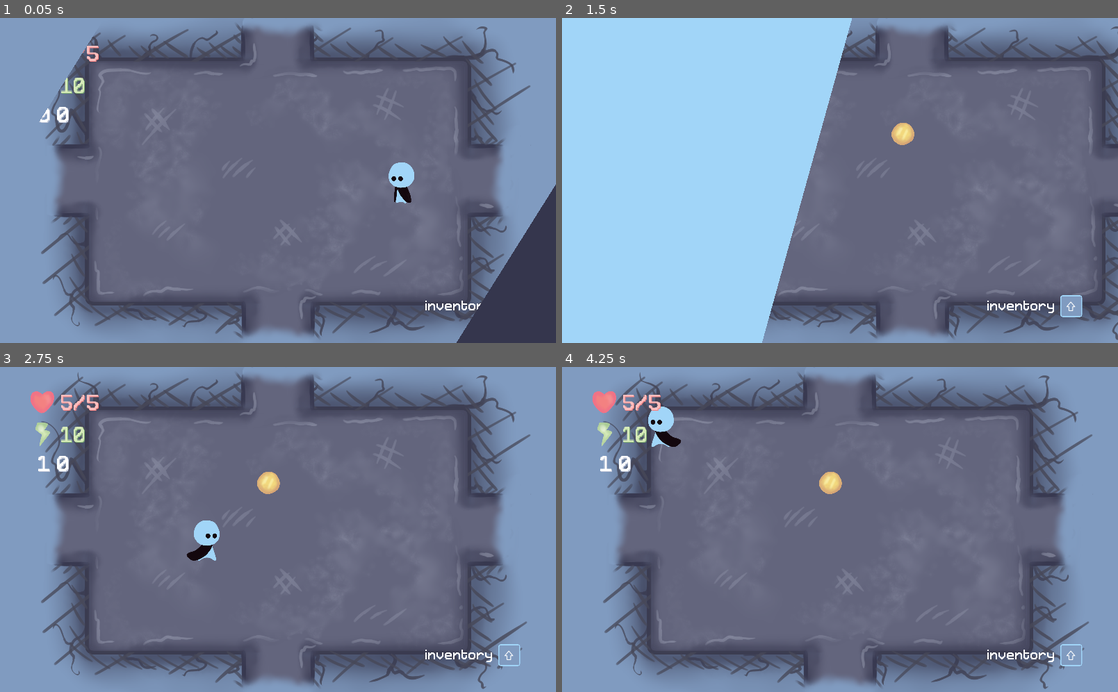
Above: before the commit, frames 1-4 (two rows, left to right).
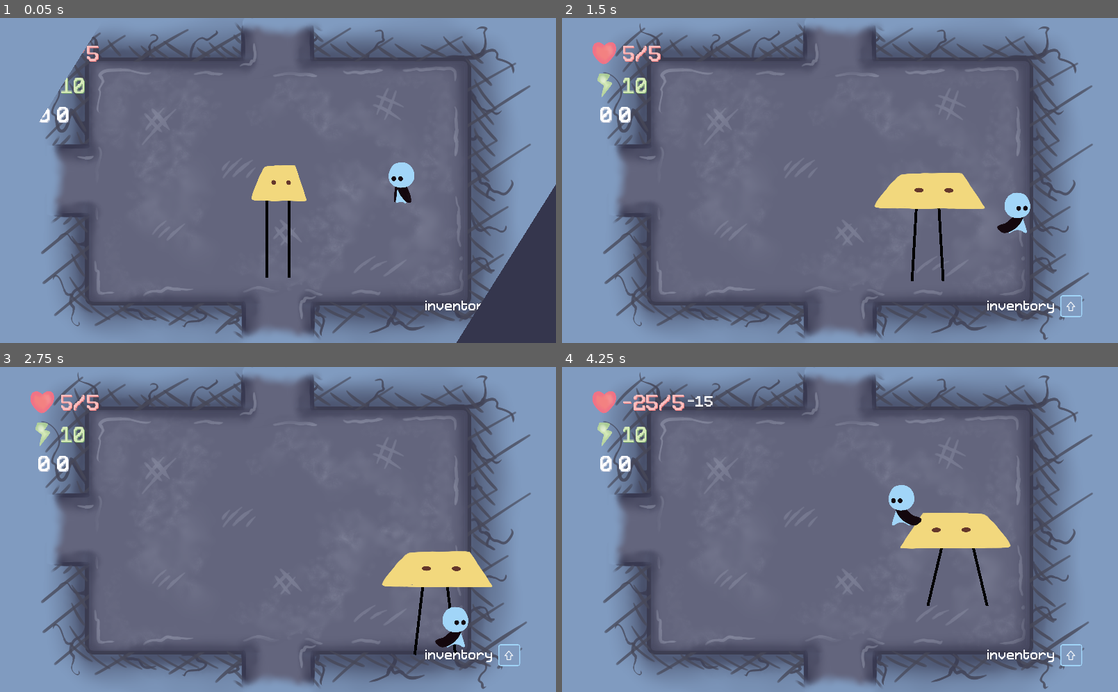
Above: after the commit, the same moments.

Repository: bucketfish/box-arena
Game: Godot game, scene res://base.tscn
Same seed, same stepped clock (60 frames per second), same inputs: the game is played once before the commit and once after it.
Inputs:
- Up to frame 1 (0.05 s): no input
- Up to frame 2 (1.5 s): tap Enter at 0.5 s; hold Right (right) 0.53-1.28 s; tap Z (take) at 0.6 s; hold Down (down) from 1.28 s (still down); tap X (attack) at 1.35 s
- Up to frame 3 (2.75 s): tap Z (take) at 1.55, 2.1 s; release Down (down) at 2.03 s; hold Right (right) from 2.03 s (still down)
- Up to frame 4 (4.25 s): release Right (right) at 2.78 s; hold Up (ui_up) 2.78-3.53 s; tap Z (take) at 2.85, 3.8 s; hold Left (left) from 3.53 s (still down); tap X (attack) at 3.6 s

The runs differ from the first frame. In frame 1, 1.8% of the frame differs, in the area x 45-96%, y 36-80%; in frame 2, 62%, in the area x 0-100%, y 0-100%; in frame 3, 3.8%; in frame 4, 4.2%.

Commit message:
poinkydirtie + bug fixes (monster hitbox not turning when sprite turns)

Diff:
--- a/base.tscn
+++ b/base.tscn
@@ -1593,14 +1593,15 @@
 anchor_right = 1.0
 anchor_bottom = 1.0
 margin_left = 60.0
-margin_right = -250.0
-margin_bottom = 240.0
+margin_top = 600.0
+margin_right = 774.0
+margin_bottom = 840.0
 grow_vertical = 0
 alignment = 2
 
 [node name="name" type="Label" parent="gui/boss/VBoxContainer"]
 margin_top = 72.0
-margin_right = 714.0
+margin_right = 2762.0
 margin_bottom = 159.0
 custom_colors/font_color = Color( 0.843137, 0.921569, 0.729412, 1 )
 custom_colors/font_color_shadow = Color( 0.494118, 0.678431, 0.45098, 1 )
@@ -1625,7 +1626,7 @@
 
 [node name="HBoxContainer" type="HBoxContainer" parent="gui/boss/VBoxContainer"]
 margin_top = 200.0
-margin_right = 714.0
+margin_right = 2762.0
 margin_bottom = 240.0
 custom_constants/separation = 50
 
--- a/data.gd
+++ b/data.gd
@@ -377,6 +377,8 @@
 	'poinkydirtie':{
 				'damage':30,
 				'health':70,
+				'speed': 50,
+				'knockback': 1000,
 				'level':'endgame',
 				'desc':'incomplete description'},
 
@@ -410,7 +412,8 @@
 	'slurpydoo': preload("res://monsters/slurpydoo.tscn"),
 	'conkydonk': preload("res://monsters/conkydonk.tscn"),
 	'tictactoe': preload("res://monsters/tictactoe.tscn"),
-	'fishymoo': preload("res://monsters/fishymoo.tscn")
+	'fishymoo': preload("res://monsters/fishymoo.tscn"),
+	"poinkydirtie": preload("res://monsters/poinkydirtie.tscn")
 }
 
 var cowardmessage = [
--- a/monsters/kickee.tscn
+++ b/monsters/kickee.tscn
@@ -114,7 +114,7 @@
 
 [node name="hitbox" parent="Sprite" index="0" instance=ExtResource( 3 )]
 position = Vector2( 110, 70 )
-rotation = -0.275084
+rotation = -0.275085
 collision_layer = 32
 collision_mask = 4
 
--- a/monsters/monster.gd
+++ b/monsters/monster.gd
@@ -82,6 +82,9 @@
 		velocity = lerp(velocity, Vector2(), friction * delta * 100)
 
 	if fliph:
-		sprite.flip_h = velocity.x < 0
+		if velocity.x < 0:
+			sprite.scale.x = -0.4
+		else:
+			sprite.scale.x = 0.4
 
 	velocity = move_and_slide(velocity)
--- /dev/null
+++ b/monsters/poinkydirtie.gd
@@ -0,0 +1,65 @@
+extends "res://monsters/monster.gd"
+
+var has_knife = true
+
+onready var anim = $anim
+onready var knife = $knife_throw
+
+func _ready():
+	call_phyproc = false
+
+func take_damage(damageval):
+	hurt(damageval)
+
+
+func _physics_process(delta):
+	if !base.state in ["play", "inv"] || base.boss_move == false:
+		return
+
+	knockback = lerp(knockback, Vector2(), friction * delta * 10)
+
+	knockback = move_and_slide(knockback)
+
+	if abs(global_position.distance_to(player.global_position)) > 400 && has_knife:
+		throw_knife()
+
+	elif abs(global_position.distance_to(player.global_position)) > 40 && has_knife:
+		var direction = (player.global_position - global_position).normalized()
+
+		velocity = lerp(velocity, direction * speed, acceleration * delta * 100)
+		anim.play("spin")
+
+	elif abs(global_position.distance_to(player.global_position)) > 40 :
+		var direction = (player.global_position - global_position).normalized()
+
+		velocity = lerp(velocity, direction * speed, acceleration * delta * 100)
+
+	else:
+		velocity = lerp(velocity, Vector2(), friction * delta * 100)
+
+#	if fliph:
+#		sprite.flip_h = velocity.x < 0
+#
+	velocity = move_and_slide(velocity)
+
+func throw_knife():
+	anim.play("throw")
+	var tween = $tween
+	var playerpos = player.global_position
+	var speed = 500
+	has_knife = false
+
+	tween.interpolate_property(knife, "global_position",
+		knife.global_position, playerpos, knife.global_position.distance_to(playerpos) / speed,
+		Tween.TRANS_LINEAR, Tween.EASE_IN_OUT)
+	knife.global_rotation = knife.global_position.angle_to_point(playerpos)
+	tween.start()
+	yield(tween, "tween_completed")
+	tween.interpolate_property(knife, "global_position",
+		knife.global_position, global_position, knife.global_position.distance_to(global_position) / speed,
+		Tween.TRANS_LINEAR, Tween.EASE_IN_OUT)
+	knife.global_rotation = knife.global_position.angle_to_point(global_position)
+	tween.start()
+	yield(tween, "tween_completed")
+	has_knife = true
+	anim.play("spin")
--- /dev/null
+++ b/monsters/poinkydirtie.tscn
@@ -0,0 +1,275 @@
+[gd_scene load_steps=15 format=2]
+
+[ext_resource path="res://monsters/monster.tscn" type="PackedScene" id=1]
+[ext_resource path="res://assets/monsters/poinkydirtie.png" type="Texture" id=2]
+[ext_resource path="res://assets/monsters/poinkydirtie/knife.png" type="Texture" id=3]
+[ext_resource path="res://monsters/poinkydirtie.gd" type="Script" id=4]
+[ext_resource path="res://combat/hitbox.tscn" type="PackedScene" id=5]
+
+[sub_resource type="CapsuleShape2D" id=5]
+radius = 18.769
+height = 53.0806
+
+[sub_resource type="RectangleShape2D" id=6]
+extents = Vector2( 69, 69 )
+
+[sub_resource type="CapsuleShape2D" id=7]
+radius = 65.0
+height = 0.0
+
+[sub_resource type="CapsuleShape2D" id=8]
+radius = 72.0
+height = 16.0
+
+[sub_resource type="Animation" id=1]
+length = 0.001
+tracks/0/type = "value"
+tracks/0/path = NodePath("Sprite:frame")
+tracks/0/interp = 1
+tracks/0/loop_wrap = true
+tracks/0/imported = false
+tracks/0/enabled = true
+tracks/0/keys = {
+"times": PoolRealArray( 0 ),
+"transitions": PoolRealArray( 1 ),
+"update": 0,
+"values": [ 0 ]
+}
+
+[sub_resource type="Animation" id=2]
+resource_name = "idle"
+length = 0.4
+loop = true
+tracks/0/type = "value"
+tracks/0/path = NodePath("Sprite:frame")
+tracks/0/interp = 1
+tracks/0/loop_wrap = true
+tracks/0/imported = false
+tracks/0/enabled = true
+tracks/0/keys = {
+"times": PoolRealArray( 0, 0.2 ),
+"transitions": PoolRealArray( 1, 1 ),
+"update": 1,
+"values": [ 0, 1 ]
+}
+
+[sub_resource type="Animation" id=3]
+length = 0.001
+tracks/0/type = "value"
+tracks/0/path = NodePath("Knife:position")
+tracks/0/interp = 1
+tracks/0/loop_wrap = true
+tracks/0/imported = false
+tracks/0/enabled = true
+tracks/0/keys = {
+"times": PoolRealArray( 0 ),
+"transitions": PoolRealArray( 1 ),
+"update": 0,
+"values": [ Vector2( 35, 104 ) ]
+}
+tracks/1/type = "value"
+tracks/1/path = NodePath("Knife:rotation_degrees")
+tracks/1/interp = 1
+tracks/1/loop_wrap = true
+tracks/1/imported = false
+tracks/1/enabled = true
+tracks/1/keys = {
+"times": PoolRealArray( 0 ),
+"transitions": PoolRealArray( 1 ),
+"update": 0,
+"values": [ 0.0 ]
+}
+tracks/2/type = "value"
+tracks/2/path = NodePath("knife_throw:visible")
+tracks/2/interp = 1
+tracks/2/loop_wrap = true
+tracks/2/imported = false
+tracks/2/enabled = true
+tracks/2/keys = {
+"times": PoolRealArray( 0 ),
+"transitions": PoolRealArray( 1 ),
+"update": 1,
+"values": [ false ]
+}
+tracks/3/type = "value"
+tracks/3/path = NodePath("Knife:visible")
+tracks/3/interp = 1
+tracks/3/loop_wrap = true
+tracks/3/imported = false
+tracks/3/enabled = true
+tracks/3/keys = {
+"times": PoolRealArray( 0 ),
+"transitions": PoolRealArray( 1 ),
+"update": 0,
+"values": [ true ]
+}
+
+[sub_resource type="Animation" id=4]
+resource_name = "spin"
+loop = true
+tracks/0/type = "value"
+tracks/0/path = NodePath("Knife:position")
+tracks/0/interp = 1
+tracks/0/loop_wrap = true
+tracks/0/imported = false
+tracks/0/enabled = true
+tracks/0/keys = {
+"times": PoolRealArray( 0 ),
+"transitions": PoolRealArray( 1 ),
+"update": 0,
+"values": [ Vector2( 0, 0 ) ]
+}
+tracks/1/type = "value"
+tracks/1/path = NodePath("Knife:rotation_degrees")
+tracks/1/interp = 1
+tracks/1/loop_wrap = true
+tracks/1/imported = false
+tracks/1/enabled = true
+tracks/1/keys = {
+"times": PoolRealArray( 0, 1 ),
+"transitions": PoolRealArray( 1, 1 ),
+"update": 0,
+"values": [ 0.0, 360.0 ]
+}
+tracks/2/type = "value"
+tracks/2/path = NodePath("knife_throw:visible")
+tracks/2/interp = 1
+tracks/2/loop_wrap = true
+tracks/2/imported = false
+tracks/2/enabled = true
+tracks/2/keys = {
+"times": PoolRealArray( 0 ),
+"transitions": PoolRealArray( 1 ),
+"update": 1,
+"values": [ false ]
+}
+tracks/3/type = "value"
+tracks/3/path = NodePath("Knife:visible")
+tracks/3/interp = 1
+tracks/3/loop_wrap = true
+tracks/3/imported = false
+tracks/3/enabled = true
+tracks/3/keys = {
+"times": PoolRealArray( 0 ),
+"transitions": PoolRealArray( 1 ),
+"update": 1,
+"values": [ true ]
+}
+
+[sub_resource type="Animation" id=9]
+resource_name = "throw"
+length = 0.001
+tracks/0/type = "value"
+tracks/0/path = NodePath("Knife:visible")
+tracks/0/interp = 1
+tracks/0/loop_wrap = true
+tracks/0/imported = false
+tracks/0/enabled = true
+tracks/0/keys = {
+"times": PoolRealArray( 0 ),
+"transitions": PoolRealArray( 1 ),
+"update": 1,
+"values": [ false ]
+}
+tracks/1/type = "value"
+tracks/1/path = NodePath("knife_throw:visible")
+tracks/1/interp = 1
+tracks/1/loop_wrap = true
+tracks/1/imported = false
+tracks/1/enabled = true
+tracks/1/keys = {
+"times": PoolRealArray( 0 ),
+"transitions": PoolRealArray( 1 ),
+"update": 1,
+"values": [ true ]
+}
+
+[node name="monster" instance=ExtResource( 1 )]
+script = ExtResource( 4 )
+type = "poinkydirtie"
+
+[node name="Sprite" parent="." index="0"]
+texture = ExtResource( 2 )
+hframes = 1
+vframes = 2
+
+[node name="Knife" type="Sprite" parent="." index="1"]
+position = Vector2( 35, 104 )
+scale = Vector2( 0.4, 0.4 )
+texture = ExtResource( 3 )
+offset = Vector2( -74.4912, -291.598 )
+
+[node name="hitbox" parent="Knife" index="0" instance=ExtResource( 5 )]
+position = Vector2( 265, -280 )
+scale = Vector2( 2.5, 2.5 )
+collision_layer = 32
+collision_mask = 4
+
+[node name="CollisionShape2D" parent="Knife/hitbox" index="0"]
+position = Vector2( -52, 7.99999 )
+rotation = 0.390408
+shape = SubResource( 5 )
+
+[node name="knife_throw" type="Node2D" parent="." index="2"]
+visible = false
+
+[node name="knife_throw" type="Sprite" parent="knife_throw" index="0"]
+position = Vector2( -47, 1.99999 )
+rotation = 4.31445
+scale = Vector2( 0.4, 0.4 )
+texture = ExtResource( 3 )
+offset = Vector2( -249.491, 80.9019 )
+
+[node name="hitbox" parent="knife_throw/knife_throw" index="0" instance=ExtResource( 5 )]
+position = Vector2( 92.5001, 92.5 )
+scale = Vector2( 2.5, 2.5 )
+collision_layer = 32
+collision_mask = 4
+
+[node name="CollisionShape2D" parent="knife_throw/knife_throw/hitbox" index="0"]
+position = Vector2( -52, 7.99999 )
+rotation = 0.390408
+shape = SubResource( 5 )
+
+[node name="RayCast2D" type="RayCast2D" parent="knife_throw" index="1"]
+cast_to = Vector2( 0, 100 )
+
+[node name="CollisionShape2D" parent="." index="3"]
+position = Vector2( 1, -2 )
+shape = SubResource( 6 )
+
+[node name="hitbox2" parent="." index="4" instance=ExtResource( 5 )]
+scale = Vector2( 1, 1 )
+collision_layer = 32
+collision_mask = 4
+
+[node name="CollisionShape2D" parent="hitbox2" index="0"]
+position = Vector2( 0, 0 )
+shape = SubResource( 7 )
+
+[node name="hitbox" parent="." index="5"]
+visible = false
+
+[node name="CollisionShape2D" parent="hurtbox" index="0"]
+position = Vector2( 0, -9 )
+shape = SubResource( 8 )
+
+[node name="idle_anim" type="AnimationPlayer" parent="." index="7"]
+autoplay = "idle"
+anims/RESET = SubResource( 1 )
+anims/idle = SubResource( 2 )
+
+[node name="anim" type="AnimationPlayer" parent="." index="8"]
+anims/RESET = SubResource( 3 )
+anims/spin = SubResource( 4 )
+anims/throw = SubResource( 9 )
+
+[node name="tween" type="Tween" parent="." index="10"]
+
+[node name="Node2D" type="Node2D" parent="." index="11"]
+
+[editable path="Knife/hitbox"]
+[editable path="knife_throw/knife_throw/hitbox"]
+[editable path="hitbox2"]
+[editable path="hitbox"]
+[editable path="hurtbox"]
--- a/persistent.gd
+++ b/persistent.gd
@@ -5,7 +5,7 @@
 
 var endgames = []
 
-var coords = Vector2()
+var coords = Vector2(10, -6)
 var places = {
 			Vector2(0, 0) :[],
 			Vector2(1, 0): ['cookie'],
@@ -25,7 +25,7 @@
 				Vector2(-10, -10): {'name': 'puffpuffiepuff', 'alive': true}}
 var seenbosses = []
 
-var carrying = [] setget sort_inv
+var carrying = ['wooden stick'] setget sort_inv
 
 var health = 5 setget update_health
 var energy = 10 setget update_energy
Binary file added: assets/monsters/poinkydirtie.png
Binary file added: assets/monsters/poinkydirtie/knife.png
Binary file added: assets/monsters/poinkydirtie/poinkydirtie.png
Binary file added: assets/monsters/poinkydirtie/poinkydirtie2.png
Not shown, added: assets/monsters/poinkydirtie.clip
